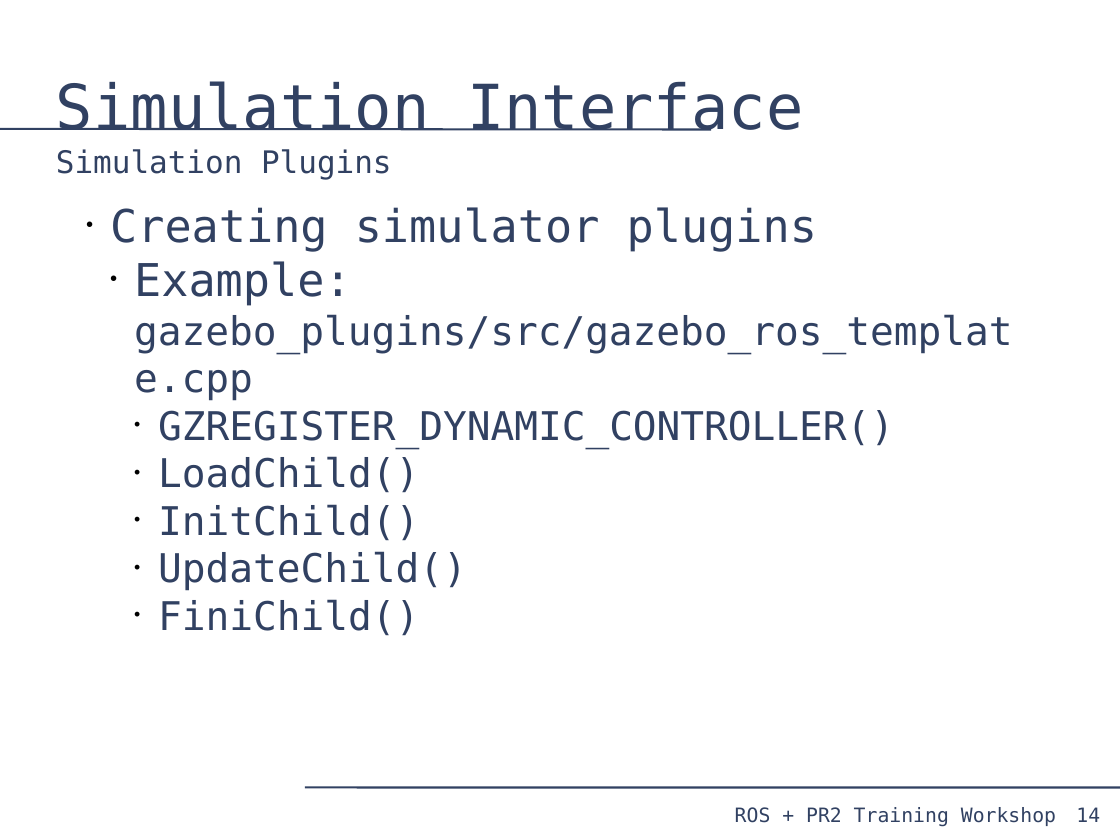
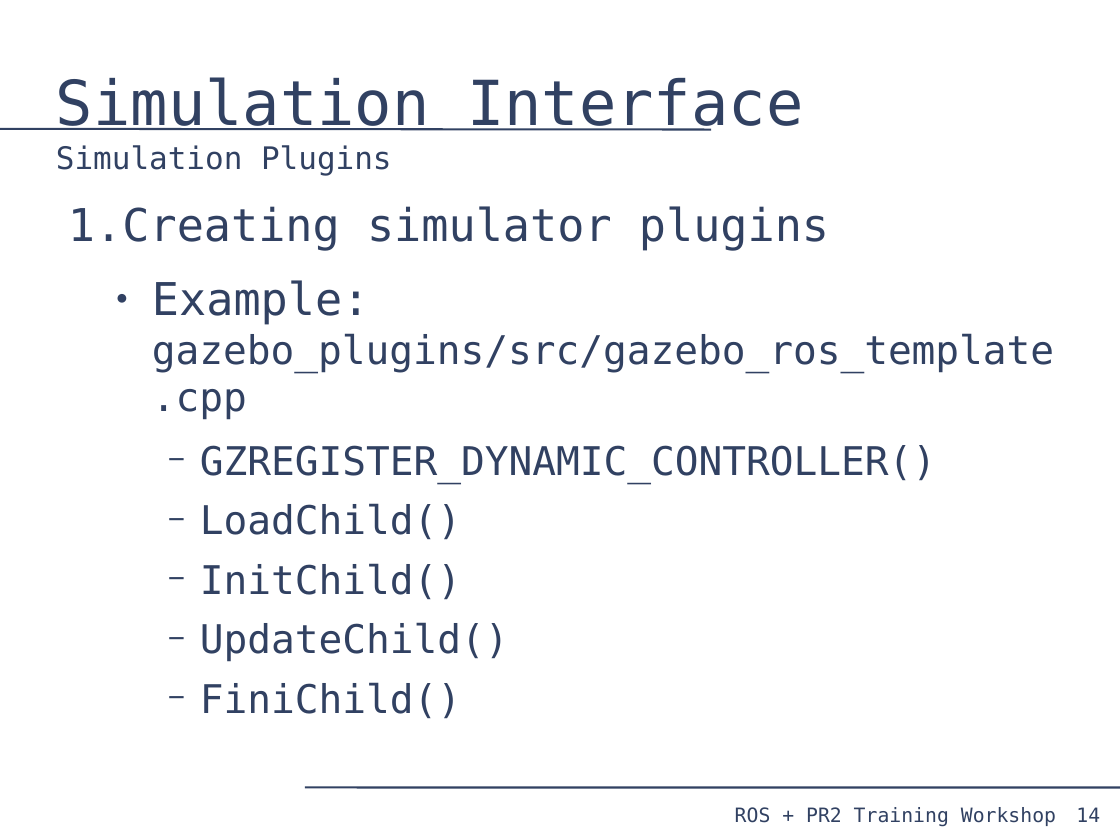
Before and after one commit to PR2/pr2_docs, a slide deck: slide 14 of pr2_training_workshop/simulation/simulation_training_workshop.odp. Drawn at 1120x840 pixels with LibreOffice and Linux fonts; fonts in the diff are those of the drawing. Boxes give left, top, right and bottom in pixels: in the first picture for what was removed or moved away, otherwise in the second. Text is boxed around its words. In the diff, an @@ line names an element or a change of style, - is before the commit and + after.

```diff
--- a/pr2_training_workshop/simulation/simulation_training_workshop.odp
+++ b/pr2_training_workshop/simulation/simulation_training_workshop.odp
@@ title "Simulation Interface Simulation Plugins": place and size @@
-title "Simulation Interface Simulation Plugins" at [56, 81, 803, 179]
+title "Simulation Interface Simulation Plugins" at [56, 77, 803, 175]
@@ text "Creating simulator plugins": place and size @@
-text "Creating simulator plugins" at [110, 207, 1013, 636]
+text "Creating simulator plugins" at [68, 206, 1054, 719]
@@ text "Creating simulator plugins" at [68, 206, 1054, 719]: bullet • to 1.; more space between paragraphs; bullet colour #000000 to #314162; bullet • to ●; bullet • to − @@
```
Also in this commit, not shown: 2 other slides changed.
